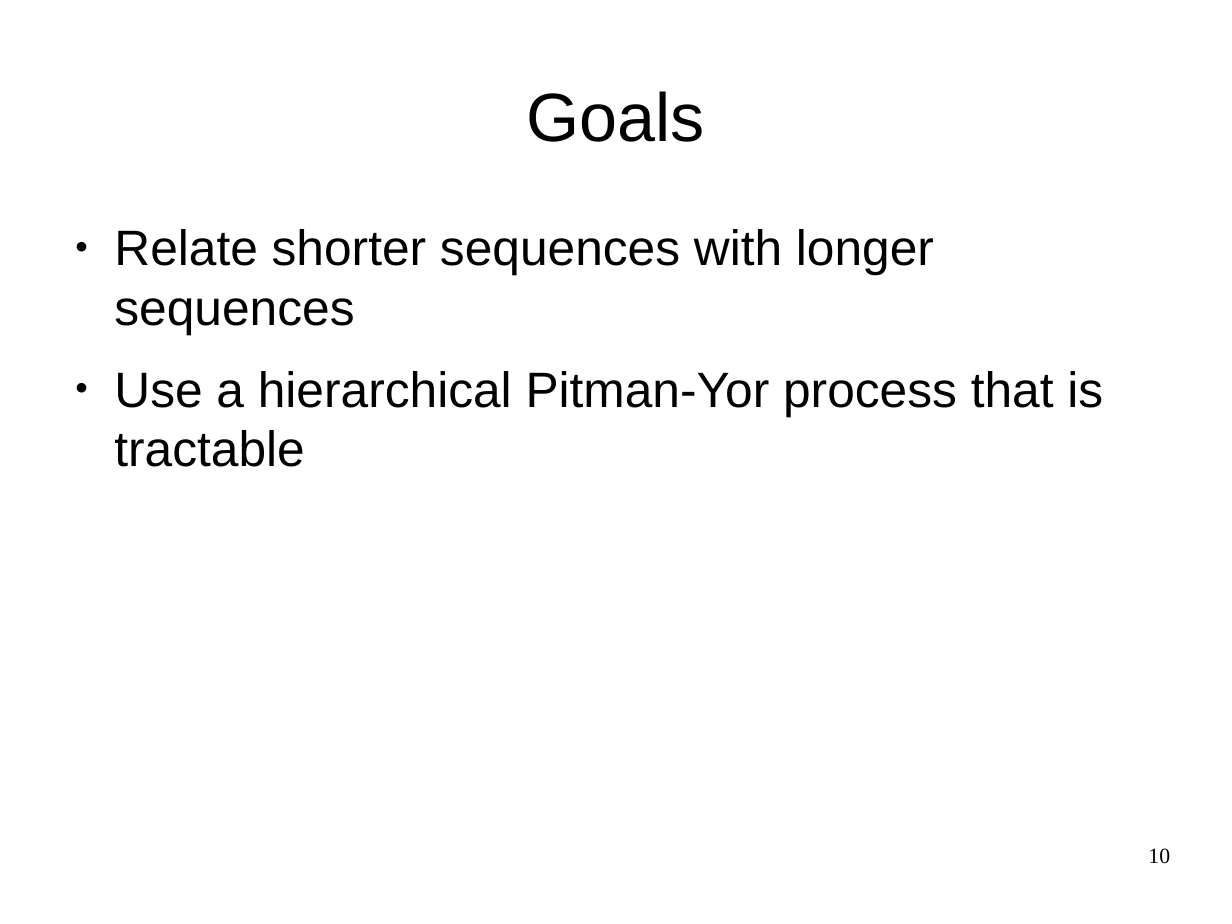
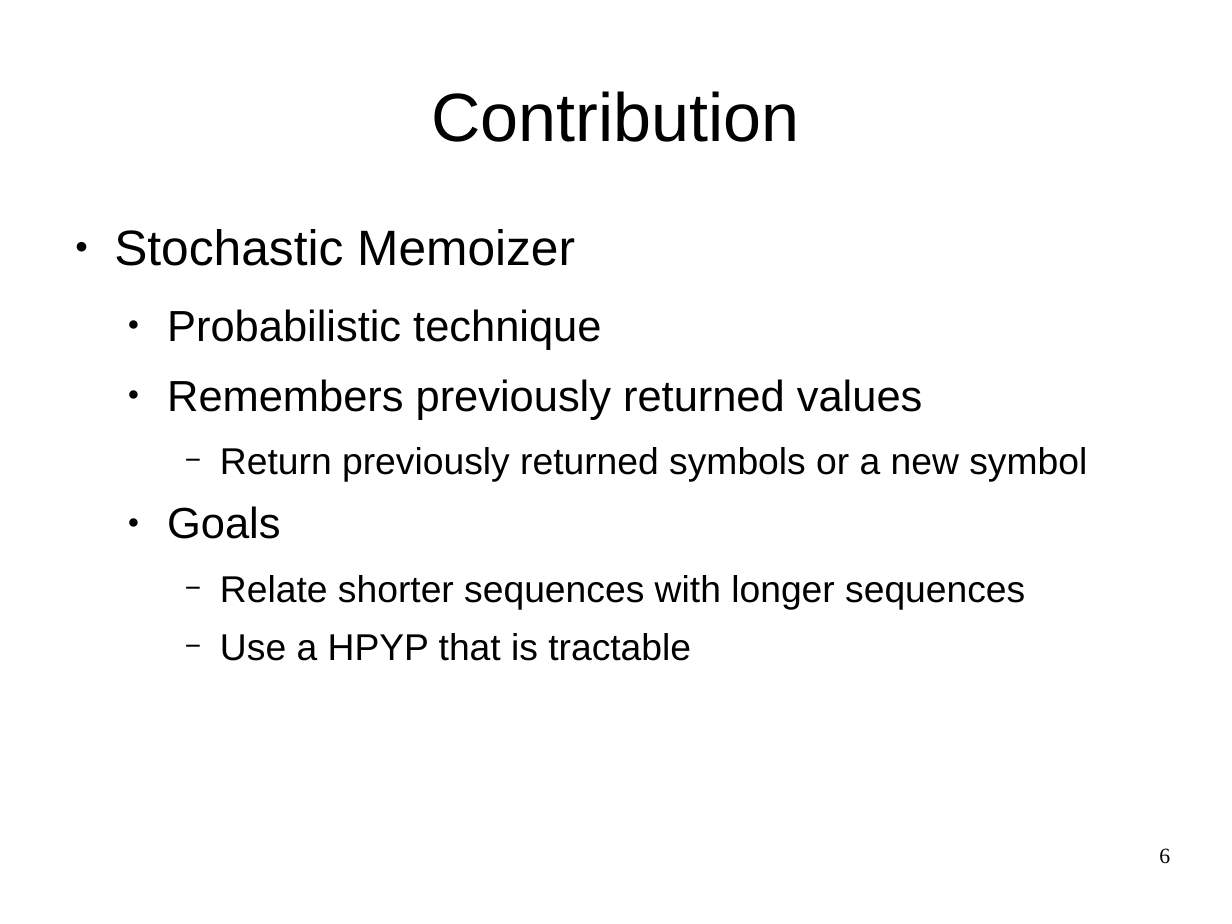
Before and after one commit to snadi/cs886, a slide deck: slide 6 of cs886/presentation/cs886_sarah-karim.odp (slide 10 before the commit). Drawn at 1232x924 pixels with LibreOffice and Linux fonts; fonts in the diff are those of the drawing. Boxes give left, top, right and bottom in pixels: in the first picture for what was removed or moved away, otherwise in the second. Text is boxed around its words. In the diff, an @@ line names an element or a change of style, - is before the commit and + after.

```diff
--- a/cs886/presentation/cs886_sarah-karim.odp
+++ b/cs886/presentation/cs886_sarah-karim.odp
@@ title at (432,91,800,142): text changed @@
-Goals
+Contribution
@@ text at (114,229,1087,539): paragraphs added @@
+● Stochastic Memoizer
+  ● Probabilistic technique
+  ● Remembers previously returned values
+    − Return previously returned symbols or a new symbol
+  ● Goals
@@ text at (220,575,1025,610): size 32 to 24 pt in "Relate shorter sequences with longer sequences"; bullet ● to −; list level 1 to 3 in "Relate shorter sequences with longer ..." @@
@@ text at (220,633,691,661): text changed; size 32 to 24 pt @@
-● Use a hierarchical Pitman-Yor process that is tractable
+    − Use a HPYP that is tractable
@@ page number at (1159,848,1170,864): text changed @@
-10
+6
```
Also in this commit, not shown: 14 other slides changed, 11 slides added, 12 slides removed.
